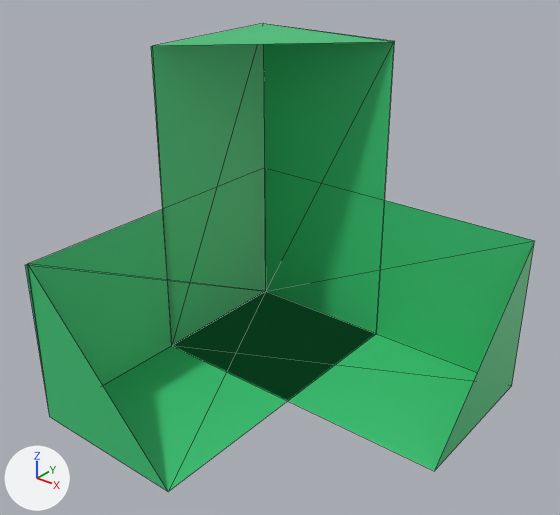
Renders of the glTF model models/seperated_blocks/r5c5_body_green.gltf from each side of a commit.
Both versions are drawn from a 50 mm camera at (2.39, -3.06, 1.84) aimed at (-0.03, -0.04, -0.03). The lights are fixed; the arrows at lower left show +X, +Y and +Z. Mesh edges are drawn as thin lines. Objects named as collision shapes, trigger or cutter boxes, shadow casters or lower levels of detail are left out. Where no turn or scale is listed for an object, it has been applied to the vertices. Vertices at the same position are counted once.

The first picture shows 'r5c5_body_green'.
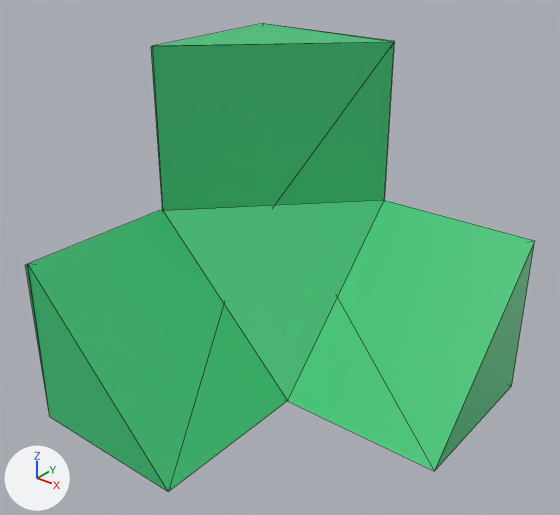
What changed in the scene script:
```text
Change me_cube_676:
    used by ob_r5c5_body_green; location = (0.0, 0.0, 0.0)
    remove me_cube_676.from_pydata(...)  # 21 vertices, 20 faces; spans x -1.0..1.0, y -1.0..1.0, z -1.0..1.0
    add me_cube_676.from_pydata(...)  # 24 vertices, 29 faces; spans x -1.0..1.0, y -1.0..1.0, z -1.0..1.0
    me_cube_676 part 1
    3 vertices are added at (0.0, 0.0, -1.0), (0.0, 1.0, 0.0), (-0.99, 0.0, -0.01)
    9 new faces join them
```

Changed parts and their boxes [x1, y1, x2, y2] in the pictures (560 x 515 px):
part 1 of me_cube_676, added (green): after [28, 42, 535, 491]
